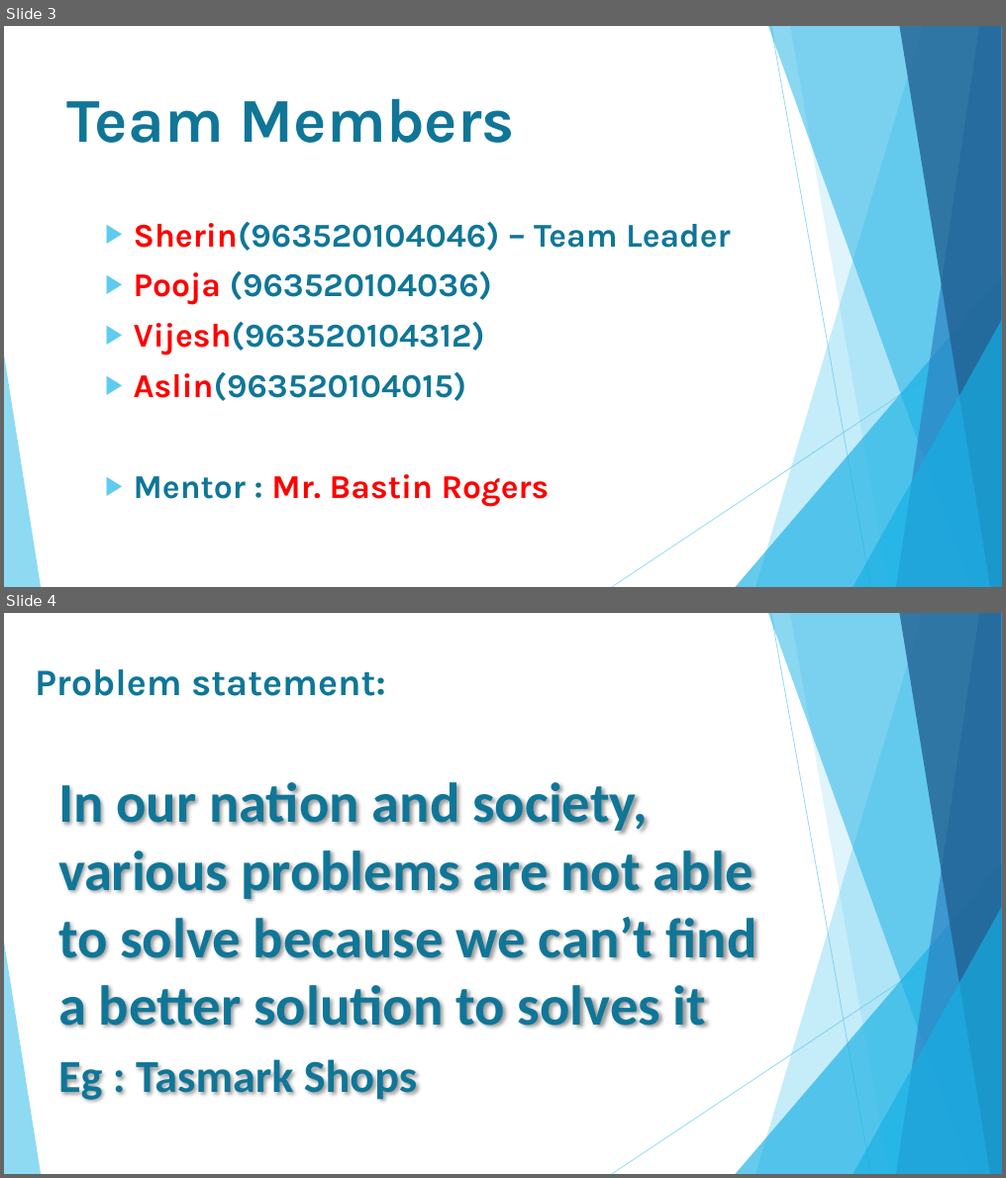
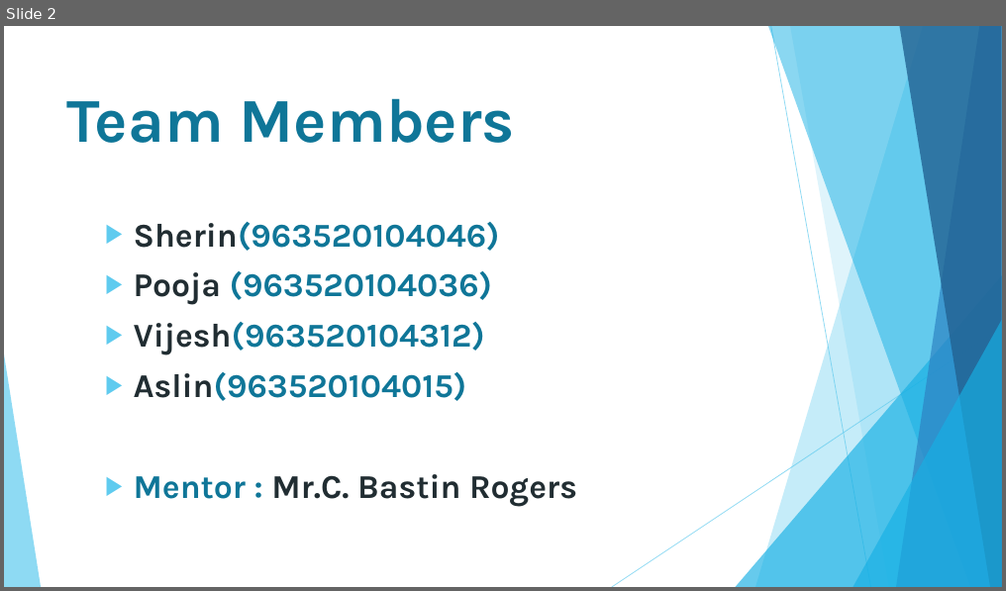
Before and after one commit to aslin-joel-r/mini-project-S6, a slide deck: Mini Project.pptx. Shown one above the other, each under a label of ours: slides 3 and 4 before the commit, slide 2 after it. The pictures are 1006x1178 and 1006x591 pixels, drawn with LibreOffice and Linux fonts; fonts in the diff are those of the drawing. Boxes give left, top, right and bottom in pixels: in the first picture for what was removed or moved away, otherwise in the second. Text is boxed around its words. In the diff, an @@ line names an element or a change of style, - is before the commit and + after.

```diff
--- a/Mini Project.pptx
+++ b/Mini Project.pptx
@@ slide 4 removed at (4,613,1002,1174), background #FFFFFF; not listed: 10 template elements that a slide beside it also shows @@
@@ title removed at (35,669,385,696) @@
-Problem statement:
@@ text removed at (58,782,756,1103) @@
-In our nation and society, various problems are not able to solve because we can’t find a better solution to solves it
-Eg : Tasmark Shops
@@ what was slide 3 is now slide 2 @@
@@ slide 2 changed as well @@
@@ text at (134,222,500,251): text changed @@
-▶ Sherin(963520104046) – Team Leader
+▶ Sherin(963520104046)
@@ text at (134,272,492,401): text colour #FF0000 to #212D32 in "Pooja", "Vijesh(963520104312)", "Aslin(963520104015)" @@
@@ text at (134,474,577,507): text changed; text colour #FF0000 to #212D32 @@
-▶ Mentor : Mr. Bastin Rogers
+▶ Mentor : Mr.C. Bastin Rogers
```
Also in this commit, not shown: 2 other slides changed, 7 slides added, 2 other slides removed.
